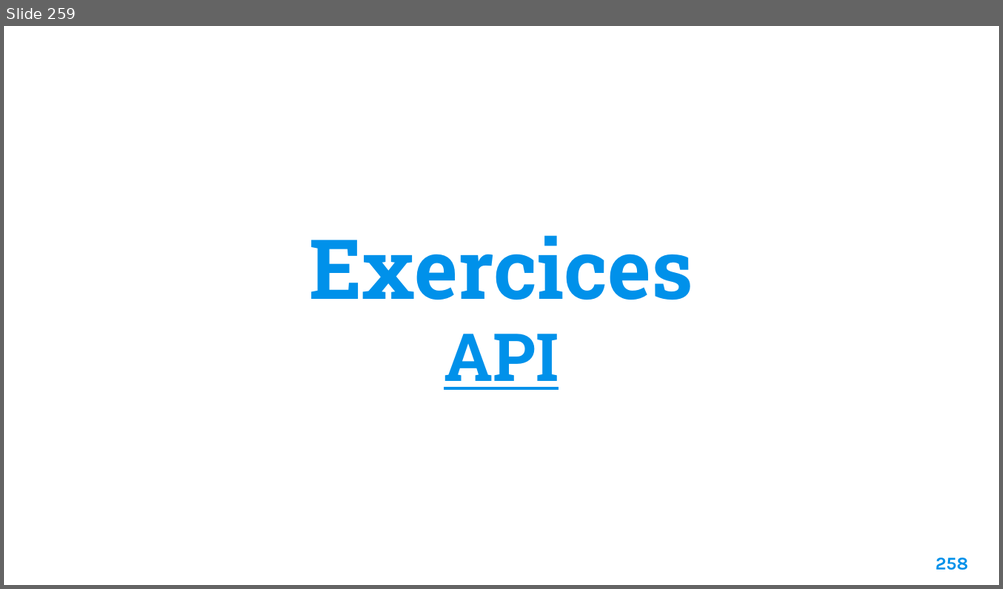
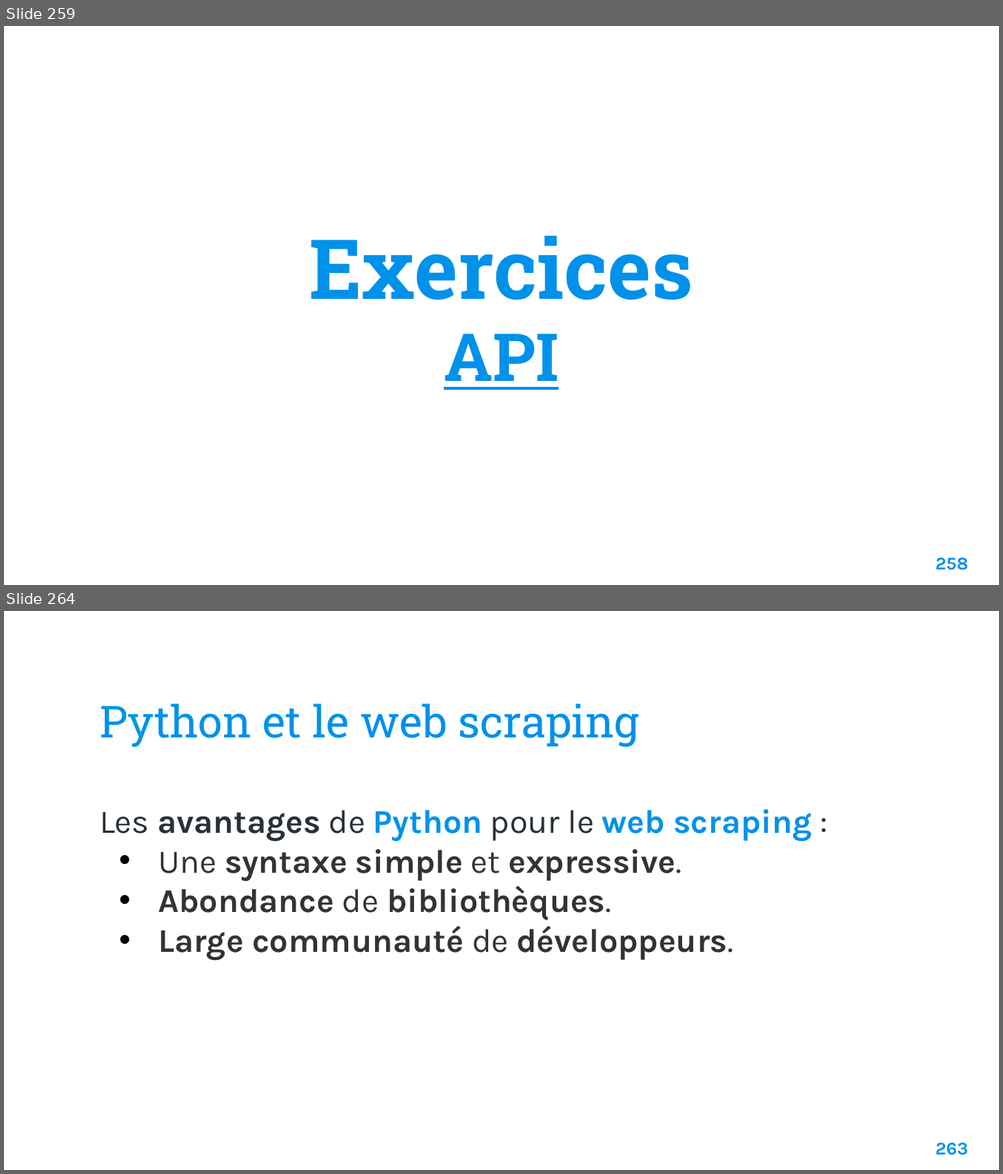
Before and after one commit to Fully-san/PythonSoftwareDevelopment, a slide deck: Supports/Python Software Development.pptx. Shown one above the other, each under a label of ours: slide 259 before the commit, slides 259 and 264 after it; the slides between them are not shown. The pictures are 1003x589 and 1003x1174 pixels, drawn with LibreOffice and Linux fonts; fonts in the diff are those of the drawing; background and template pictures are left out. Boxes give left, top, right and bottom in pixels: in the first picture for what was removed or moved away, otherwise in the second. Text is boxed around its words. In the diff, an @@ line names an element or a change of style, - is before the commit and + after.

```diff
--- a/Supports/Python Software Development.pptx
+++ b/Supports/Python Software Development.pptx
@@ slide 264 added at <box>4,611,999,1170</box>, background picture (left out) @@
@@ title added at <box>99,703,639,747</box>, 32 pt, text #0091EA @@
+Python et le web scraping
@@ text added at <box>99,809,811,960</box>, 24 pt, text #333333, bold @@
+Les avantages de Python pour le web scraping :
+• Une syntaxe simple et expressive.
+• Abondance de bibliothèques.
+• Large communauté de développeurs.
@@ page number added at <box>935,1143,967,1156</box>, 13 pt, text #0091EA, bold @@
+263
```
Also in this commit, not shown: 1 slide changed, 13 other slides added, 6 other files.
